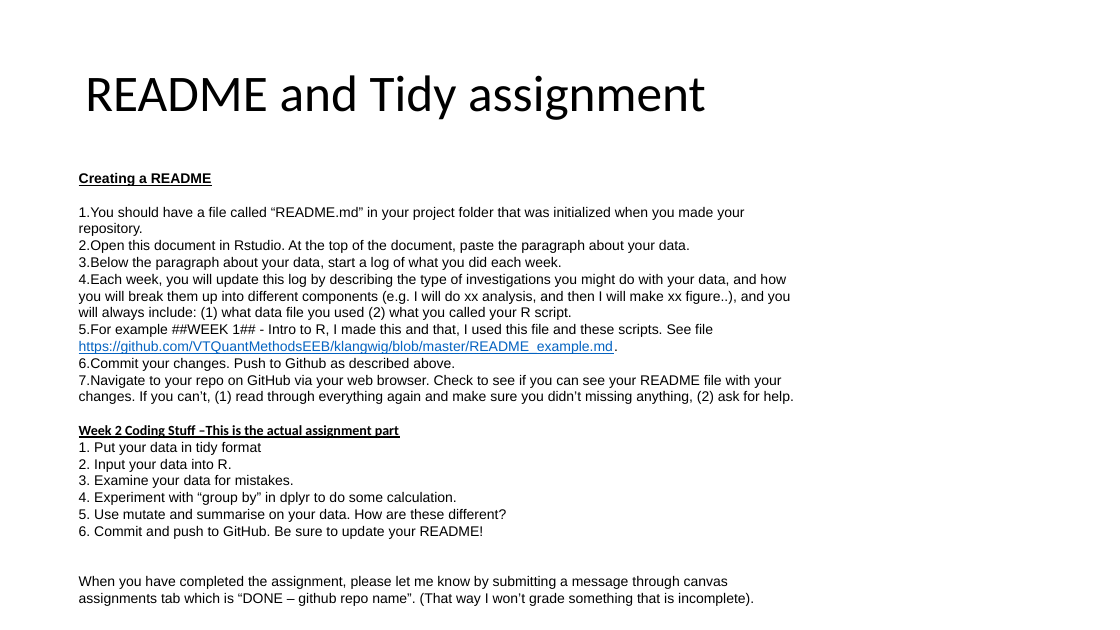
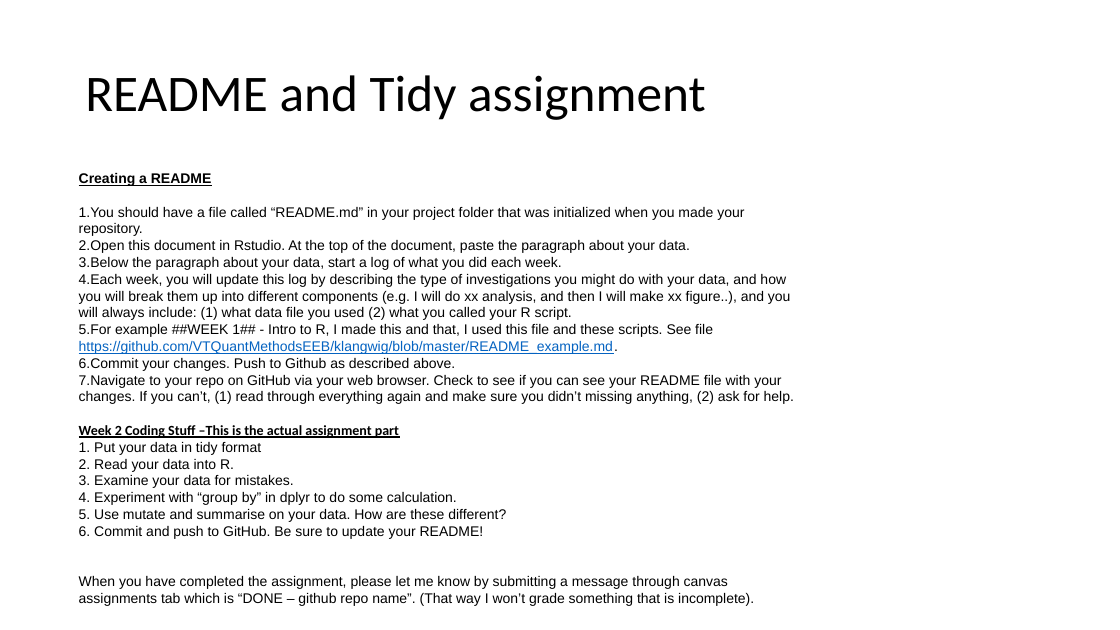
Before and after one commit to VTQuantMethodsEEB/klangwig, a slide deck: slide 3 of lectures/week_2_managing_data/ex2_data_manipulation.pptx. Drawn at 1120x630 pixels with LibreOffice and Linux fonts; fonts in the diff are those of the drawing. Boxes give left, top, right and bottom in pixels: in the first picture for what was removed or moved away, otherwise in the second. Text is boxed around its words. In the diff, an @@ line names an element or a change of style, - is before the commit and + after.

```diff
--- a/lectures/week_2_managing_data/ex2_data_manipulation.pptx
+++ b/lectures/week_2_managing_data/ex2_data_manipulation.pptx
@@ text at [79,459,234,472]: text changed @@
-2. Input your data into R.
+2. Read your data into R.
```
Also in this commit, not shown: 1 other slide changed, 31 other files.
